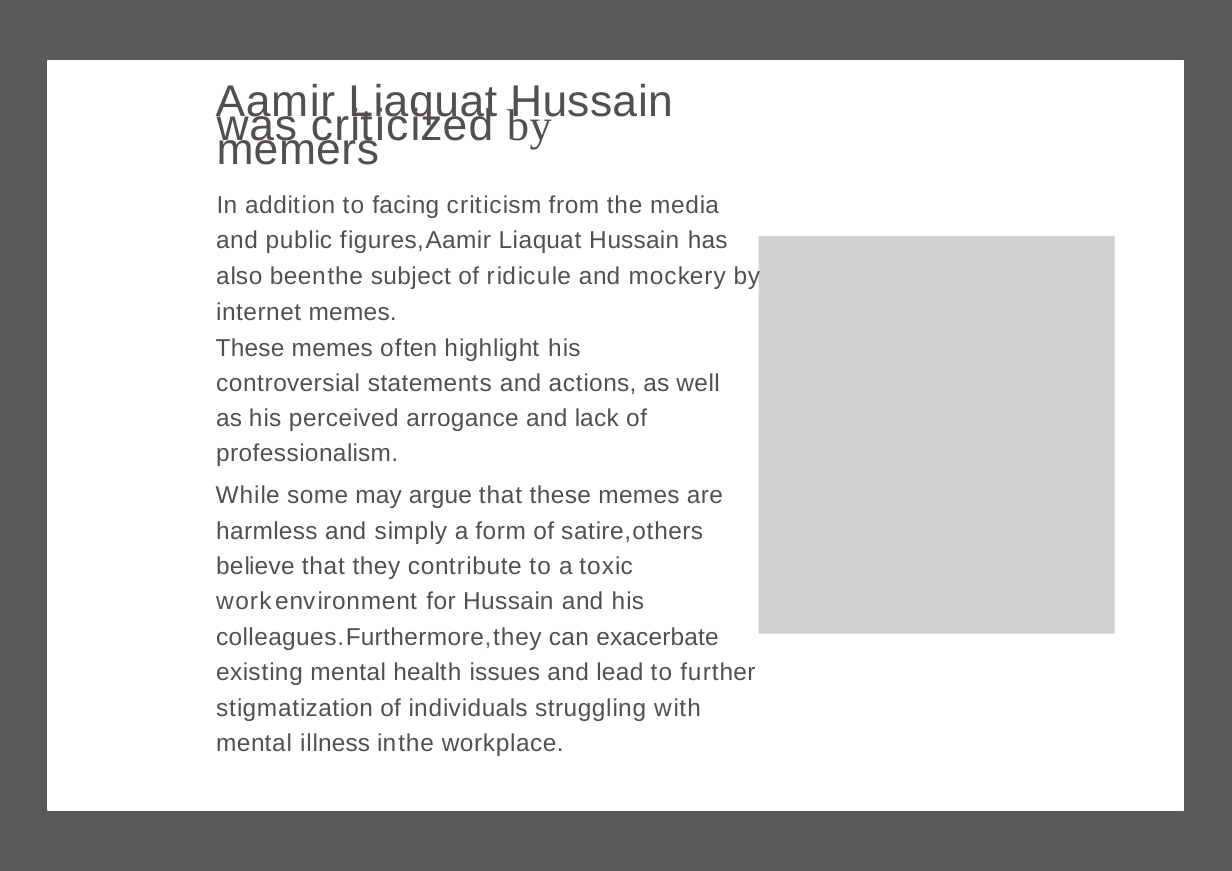
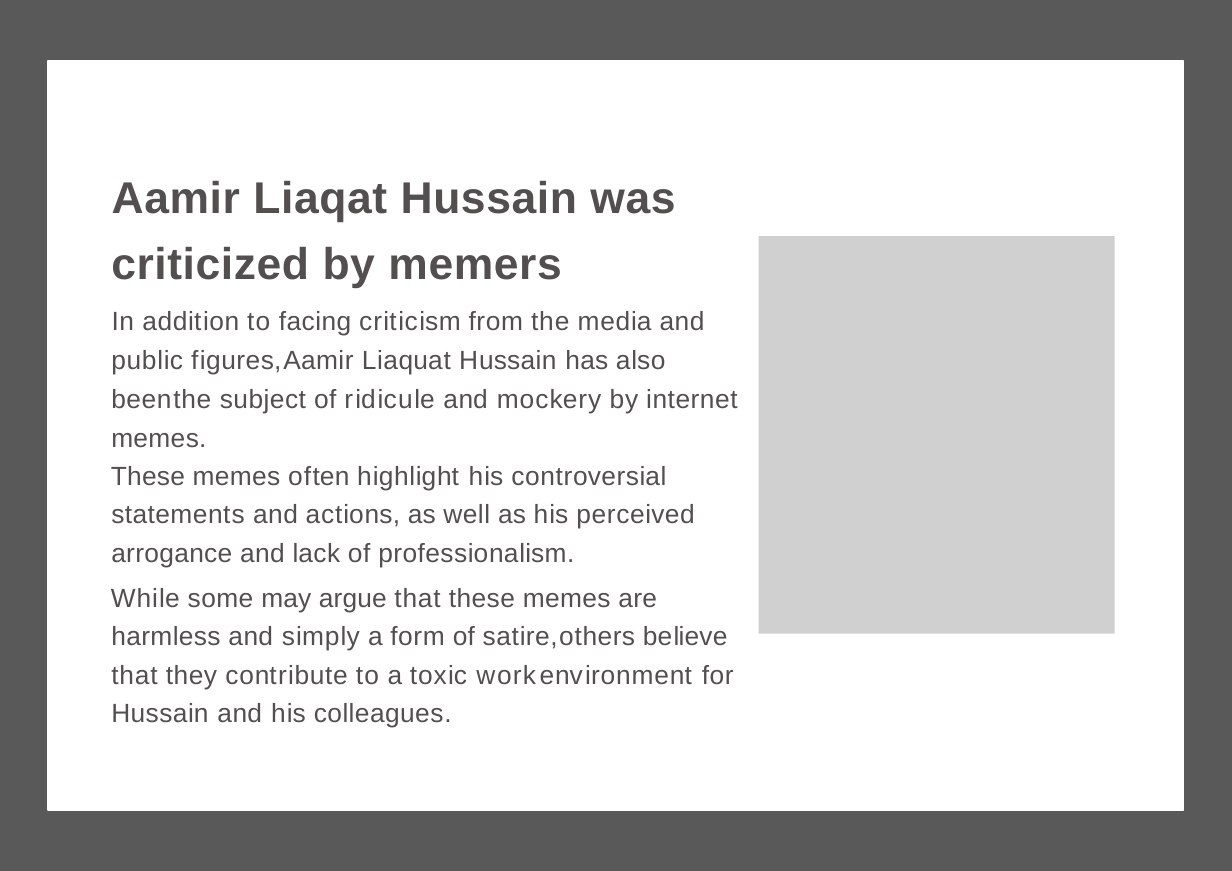
Before and after one commit to M-Farjad/semester-4, a slide deck: slide 8 of Psychology/Psychology presentations/psycho Slides 1.pptx (slide 6 before the commit). Drawn at 1232x871 pixels with LibreOffice and Linux fonts; fonts in the diff are those of the drawing; grey boxes stand for pictures; background and template pictures are left out. Boxes give left, top, right and bottom in pixels: in the first picture for what was removed or moved away, otherwise in the second. Text is boxed around its words. In the diff, an @@ line names an element or a change of style, - is before the commit and + after.

```diff
--- a/Psychology/Psychology presentations/psycho Slides 1.pptx
+++ b/Psychology/Psychology presentations/psycho Slides 1.pptx
@@ text "Aamir Liaqat Hussain was criticized ...": place and size @@
-text "Aamir Liaqat Hussain was criticized ..." at (216,84,760,756)
+text "Aamir Liaqat Hussain was criticized ..." at (111,181,737,728)
@@ text at (111,181,675,288): text changed; bold on @@
-Aamir Liaquat Hussain was criticized by memers
+Aamir Liaqat Hussain was criticized by memers
@@ text at (111,311,737,567): size 16.7 to 18 pt in "In addition to facing criticism from the ...", "These memes often highlight his controversial statements ..." @@
@@ text at (111,588,734,728): text changed; size 16.7 to 18 pt @@
-While some may argue that these memes are harmless and simply a form of satire,others believe that they contribute to a toxic workenvironment for Hussain and his colleagues.Furthermore,they can exacerbate existing mental health issues and lead to further stigmatization of individuals struggling with mental illness inthe workplace.
+While some may argue that these memes are harmless and simply a form of satire,others believe that they contribute to a toxic workenvironment for Hussain and his colleagues.
```
Also in this commit, not shown: 7 other slides changed, 1 slide removed, 3 other files.
